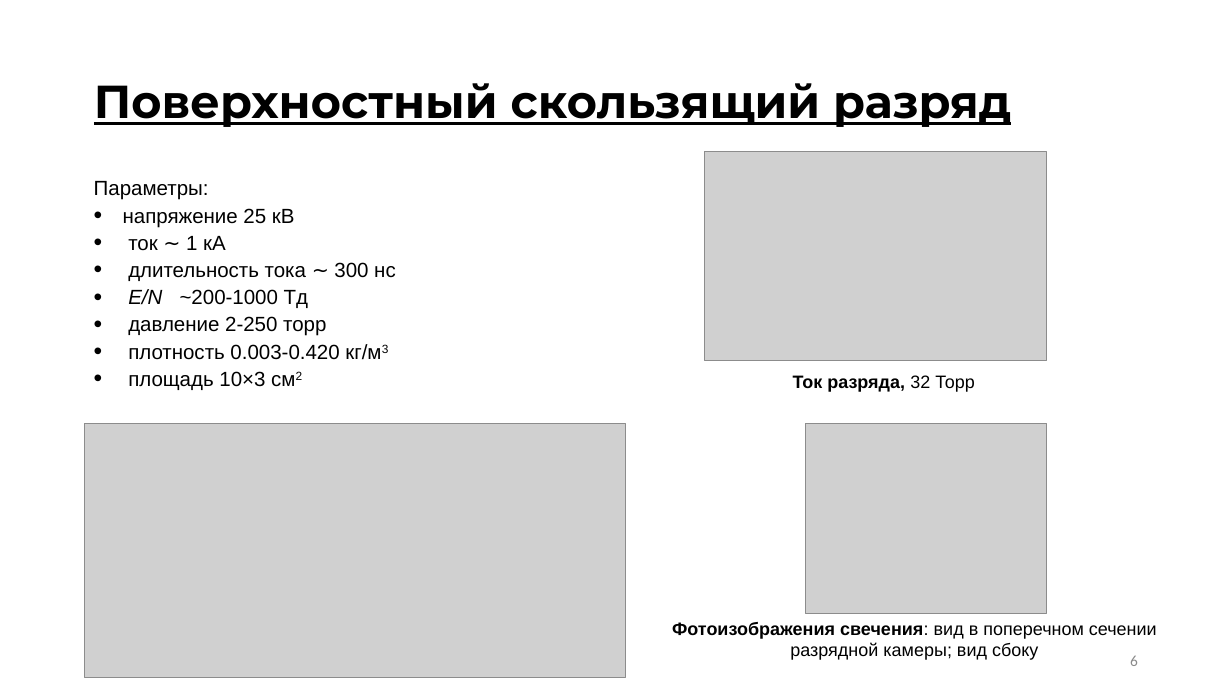
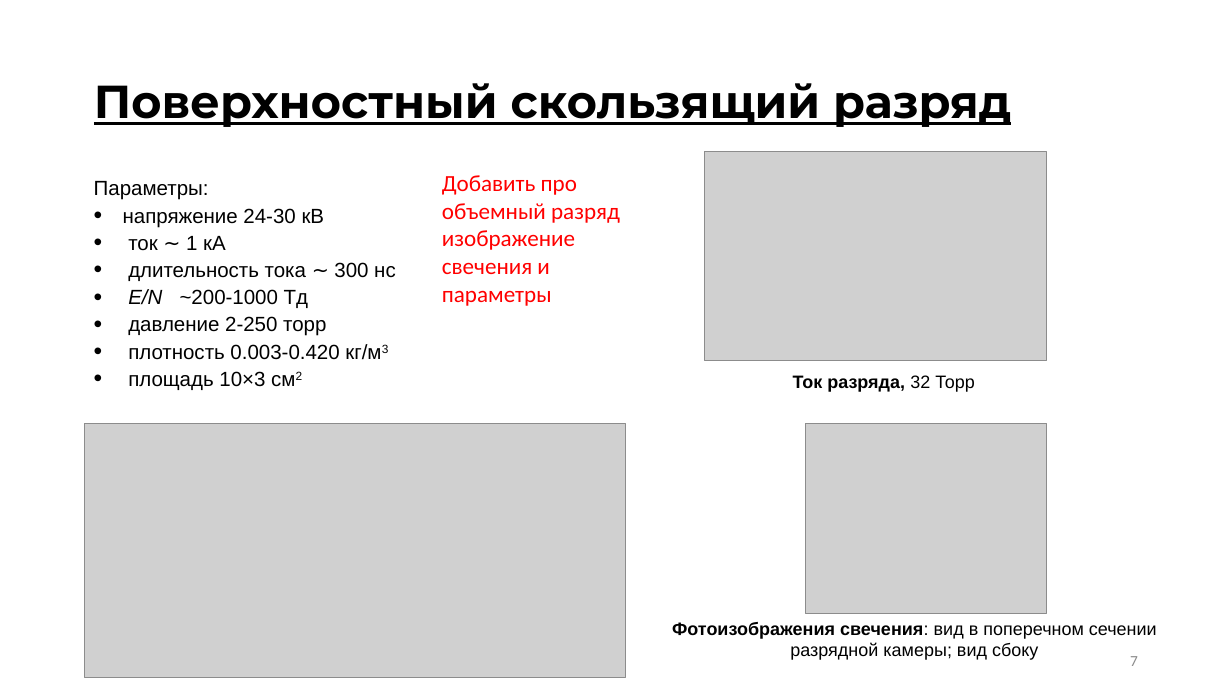
Before and after one commit to ulanich/msu, a slide deck: slide 7 of МАГ.ДИСС/предзащита.pptx (slide 6 before the commit). Drawn at 1232x693 pixels with LibreOffice and Linux fonts; fonts in the diff are those of the drawing; grey boxes stand for pictures. Boxes give left, top, right and bottom in pixels: in the first picture for what was removed or moved away, otherwise in the second. Text is boxed around its words. In the diff, an @@ line names an element or a change of style, - is before the commit and + after.

```diff
--- a/МАГ.ДИСС/предзащита.pptx
+++ b/МАГ.ДИСС/предзащита.pptx
@@ text added at (442,175,620,306), 18 pt, text #FF0000 @@
+Добавить про объемный разряд изображение свечения и параметры
@@ text at (123,208,325,228): text changed @@
-• напряжение 25 кВ
+• напряжение 24-30 кВ
@@ page number at (1130,656,1138,666): text changed @@
-6
+7
```
Also in this commit, not shown: 14 other slides changed, 6 slides added, 3 other files.
